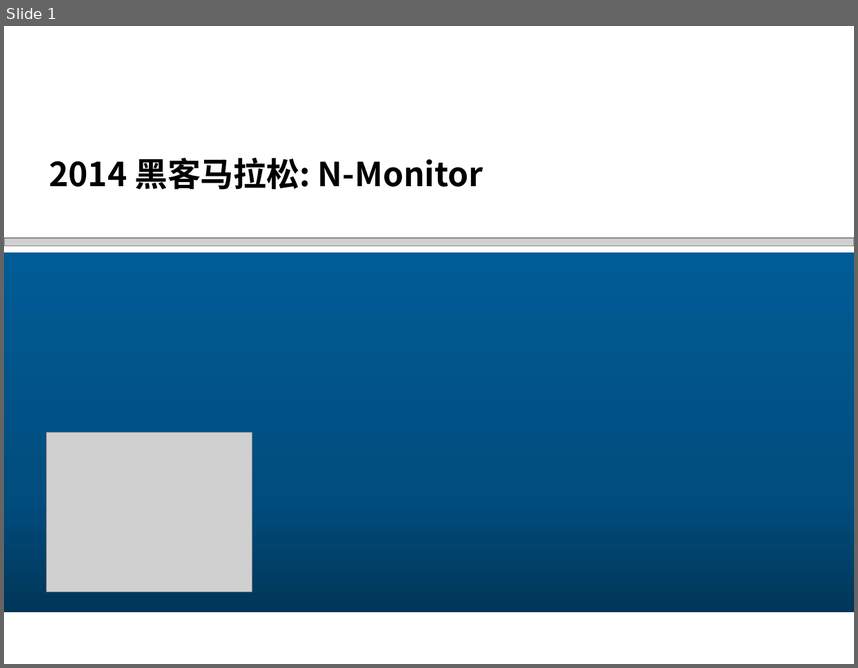
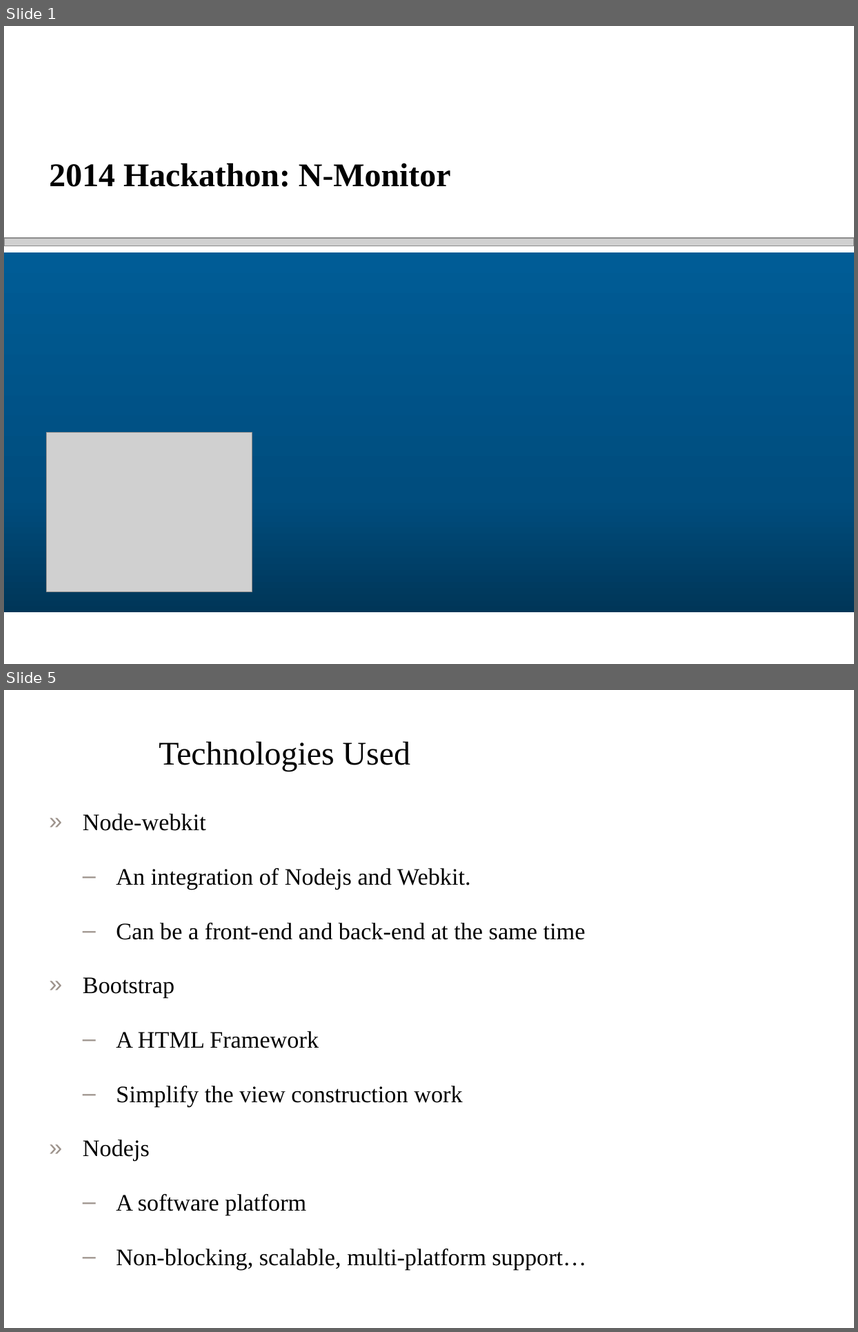
Before and after one commit to glenlivet/NRLP, a slide deck: 2014黑客马拉松_N-Monitor.pptx. Shown one above the other, each under a label of ours: slide 1 before the commit, slides 1 and 5 after it; the slides between them are not shown. The pictures are 858x668 and 858x1332 pixels, drawn with LibreOffice and Linux fonts; fonts in the diff are those of the drawing; grey boxes stand for pictures; background and template pictures are left out. Boxes give left, top, right and bottom in pixels: in the first picture for what was removed or moved away, otherwise in the second. Text is boxed around its words. In the diff, an @@ line names an element or a change of style, - is before the commit and + after.

```diff
--- a/2014黑客马拉松_N-Monitor.pptx
+++ b/2014黑客马拉松_N-Monitor.pptx
@@ slide 5 added at bbox=[4, 690, 854, 1328], background #FFFFFF @@
@@ title added at bbox=[159, 741, 410, 771], 28 pt, text #000000 @@
+Technologies Used
@@ text added at bbox=[83, 814, 586, 1270], 20 pt, text #000000 @@
+» Node-webkit
+  – An integration of Nodejs and Webkit.
+  – Can be a front-end and back-end at the same time
+» Bootstrap
+  – A HTML Framework
+  – Simplify the view construction work
+» Nodejs
+  – A software platform
+  – Non-blocking, scalable, multi-platform support…
@@ slide 1 changed as well @@
@@ title at bbox=[49, 163, 451, 187]: text changed; font Noto Sans CJK SC to Times New Roman @@
-2014 黑客马拉松: N-Monitor
+2014 Hackathon: N-Monitor
```
Also in this commit, not shown: 1 other slide changed, 5 other slides added, 7 slides removed, 9 other files.
